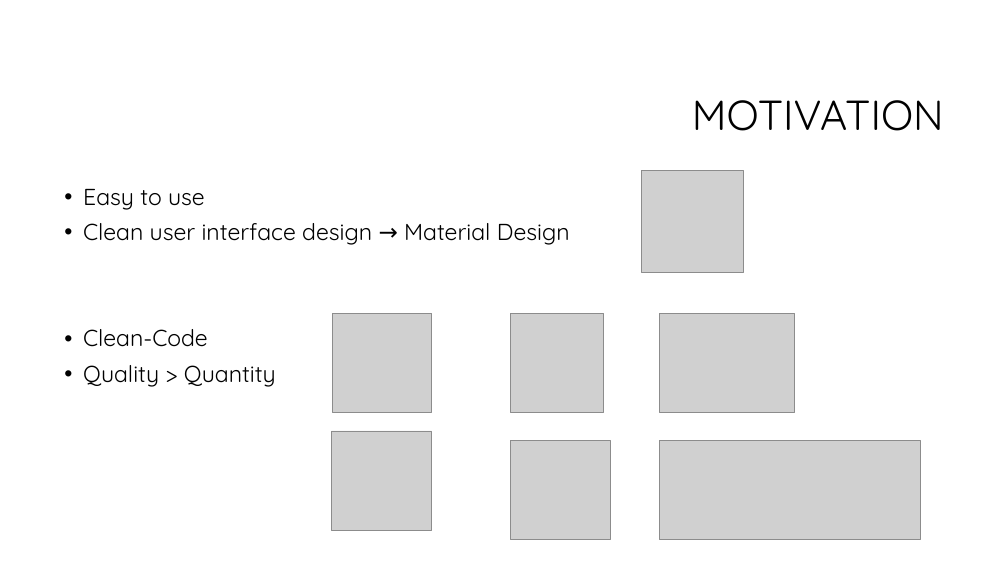
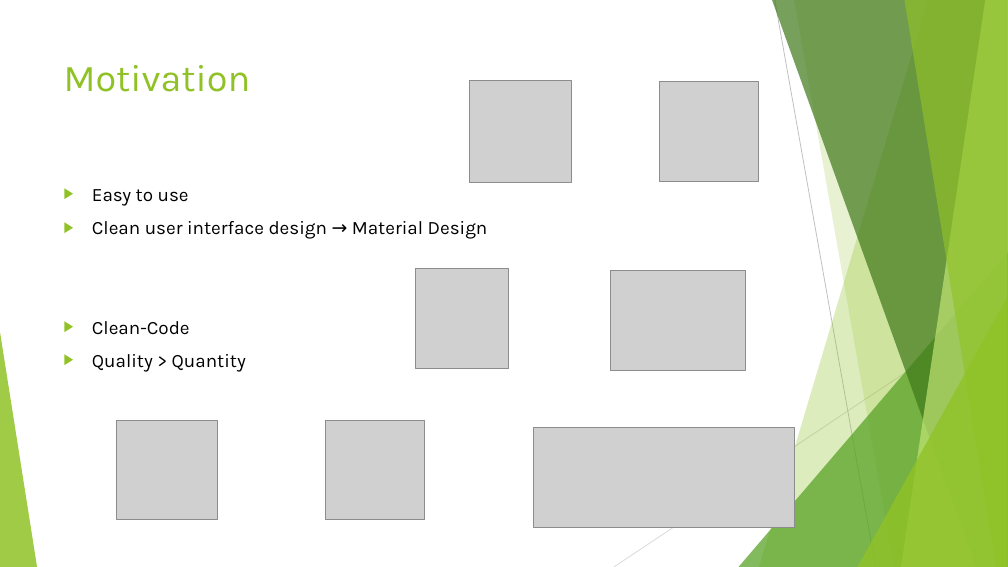
Before and after one commit to FHellmann/Uniatron, a slide deck: slide 2 of doc/Presentation/Uniatron-Presentation1207.pptx. Drawn at 1008x567 pixels with LibreOffice and Linux fonts; fonts in the diff are those of the drawing; grey boxes stand for pictures; background and template pictures are left out. Boxes give left, top, right and bottom in pixels: in the first picture for what was removed or moved away, otherwise in the second. Text is boxed around its words. In the diff, an @@ line names an element or a change of style, - is before the commit and + after.

Commit message:
modified presentation

```diff
--- a/doc/Presentation/Uniatron-Presentation1207.pptx
+++ b/doc/Presentation/Uniatron-Presentation1207.pptx
@@ title "Motivation" at [64, 65, 251, 92]: vertical alignment middle to top @@
@@ title at [64, 65, 251, 92]: text changed; size 40 to 36 pt; font Quicksand to Karla; text colour #000000 to #90C226 @@
-MOTIVATION
+Motivation
@@ picture: place and size @@
-picture at [641, 170, 743, 272]
+picture at [470, 80, 572, 182]
@@ picture: place and size @@
-picture at [333, 313, 432, 412]
+picture at [659, 82, 758, 181]
@@ text "Easy to use" at [92, 189, 488, 372]: size 22 to 18 pt, font Quicksand to Karla; bullet • to ▶; line spacing 0.9 to 1 @@
@@ picture: place and size @@
-picture at [511, 313, 604, 412]
+picture at [415, 268, 508, 368]
@@ picture: place and size @@
-picture at [659, 313, 795, 412]
+picture at [610, 271, 746, 370]
@@ group added at [0, 0, 1008, 567]: 5 freeform shapes, 3 triangles, 2 lines @@
@@ picture: place and size @@
-picture at [332, 431, 433, 530]
+picture at [116, 420, 217, 520]
@@ picture: place and size @@
-picture at [511, 440, 610, 539]
+picture at [325, 420, 424, 520]
@@ picture: place and size @@
-picture at [659, 440, 920, 539]
+picture at [533, 428, 794, 527]
```
Also in this commit, not shown: 5 other slides changed.
